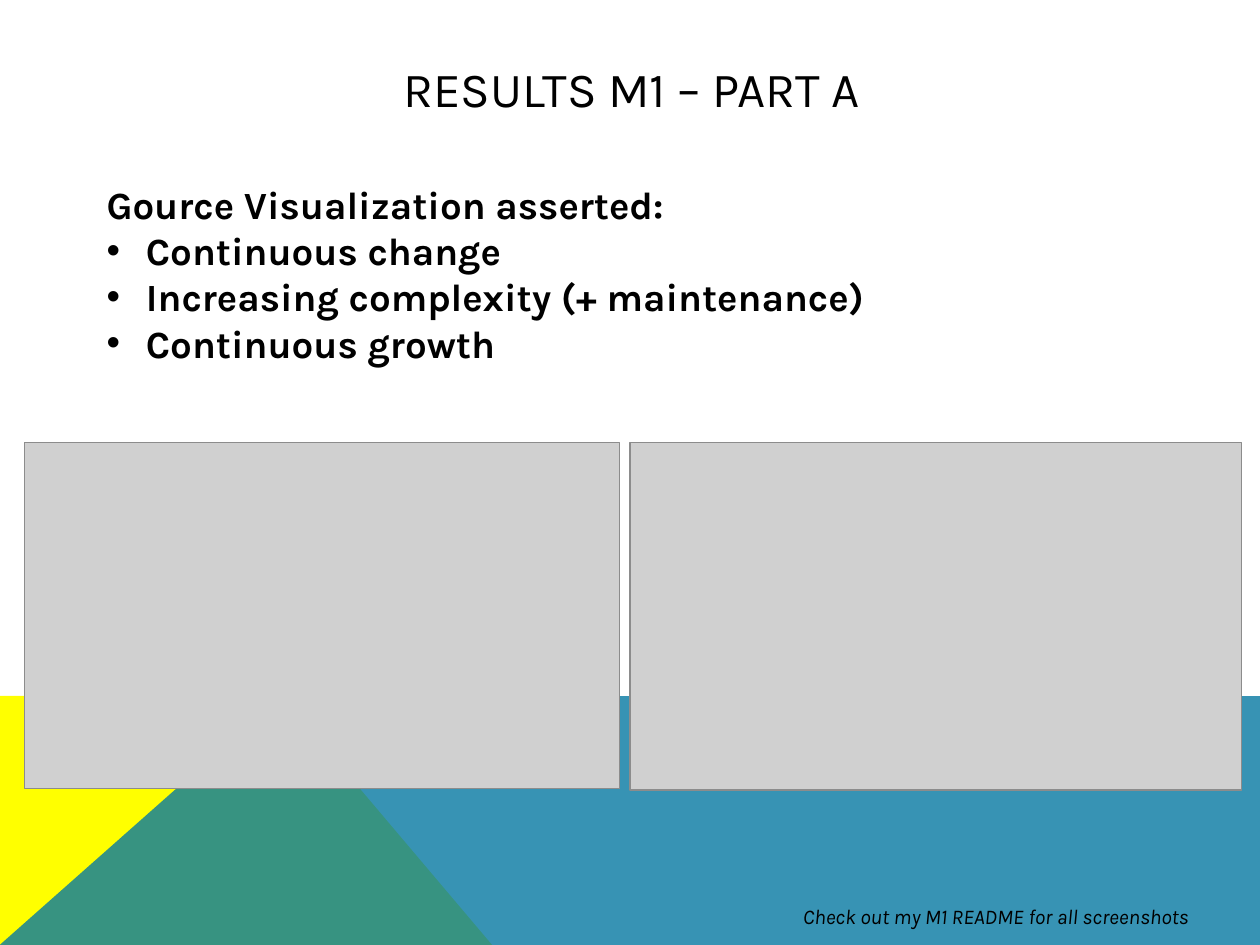
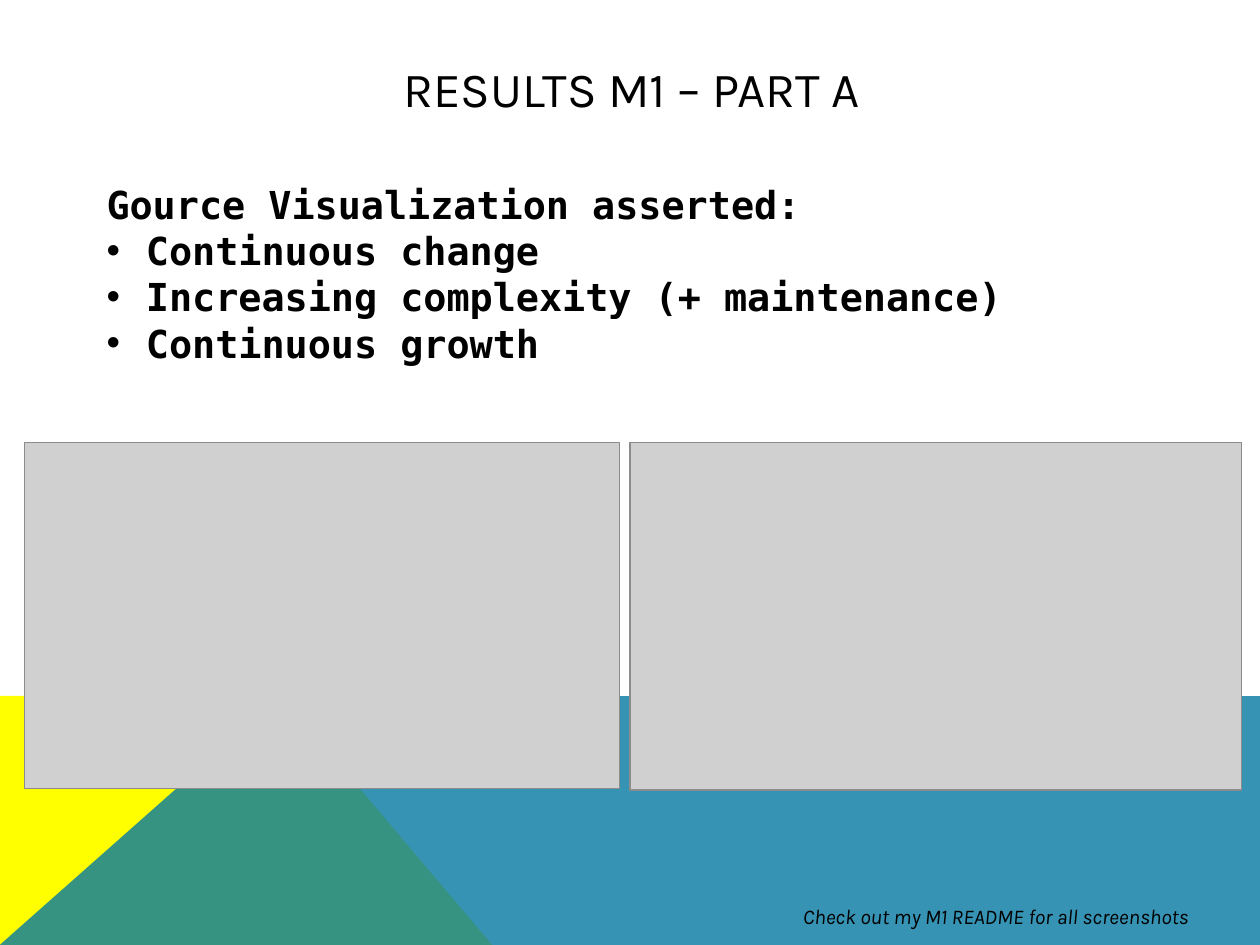
Before and after one commit to eburdon/Seng371-SoftwareEvolutionClassProject, a slide deck: slide 5 of Presentation_PythonEvolution.pptx (slide 7 before the commit). Drawn at 1260x945 pixels with LibreOffice and Linux fonts; fonts in the diff are those of the drawing; grey boxes stand for pictures. Boxes give left, top, right and bottom in pixels: in the first picture for what was removed or moved away, otherwise in the second. Text is boxed around its words. In the diff, an @@ line names an element or a change of style, - is before the commit and + after.

```diff
--- a/Presentation_PythonEvolution.pptx
+++ b/Presentation_PythonEvolution.pptx
@@ text "Gource Visualization asserted:" at (107,188,1002,366): font Karla to DejaVu Sans Mono @@
```
Also in this commit, not shown: 10 other slides changed, 1 slide added.
